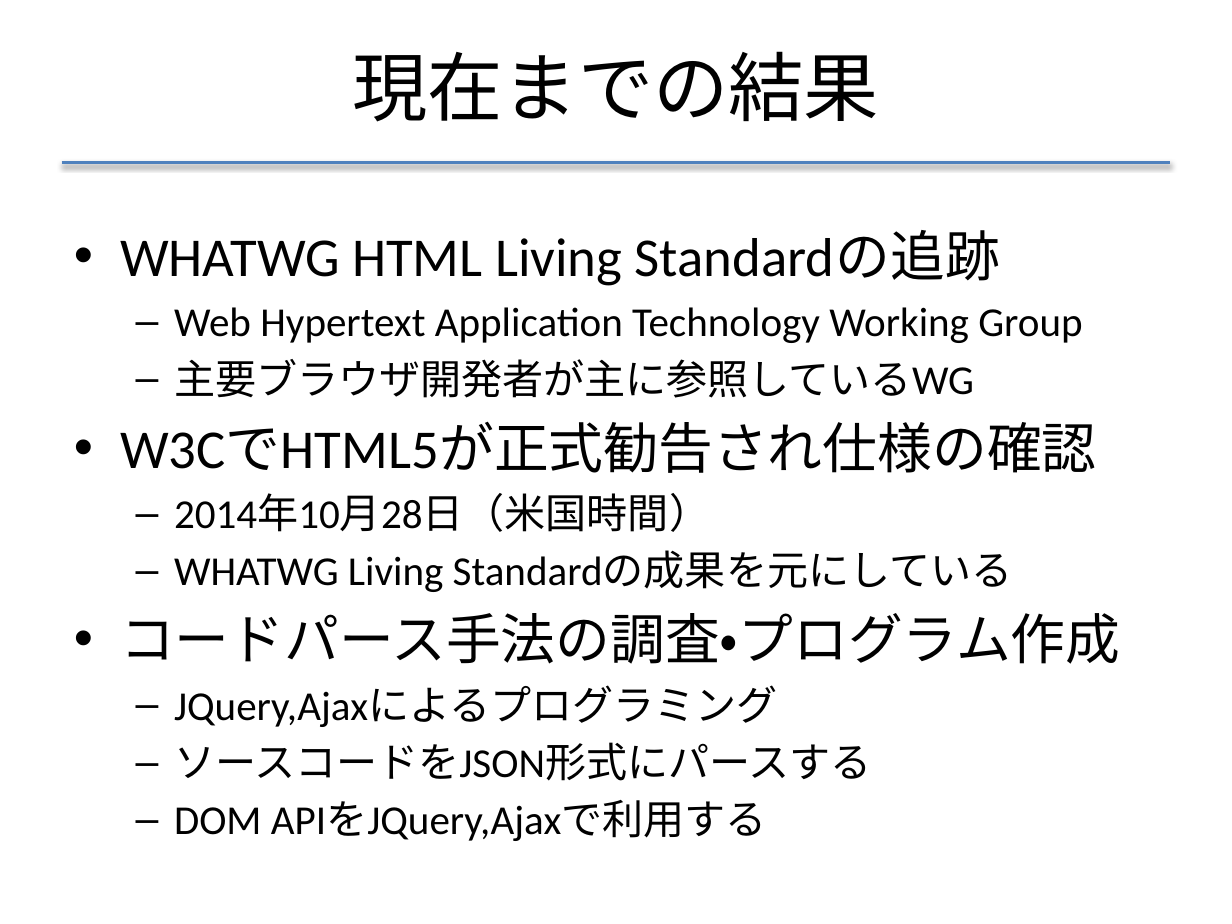
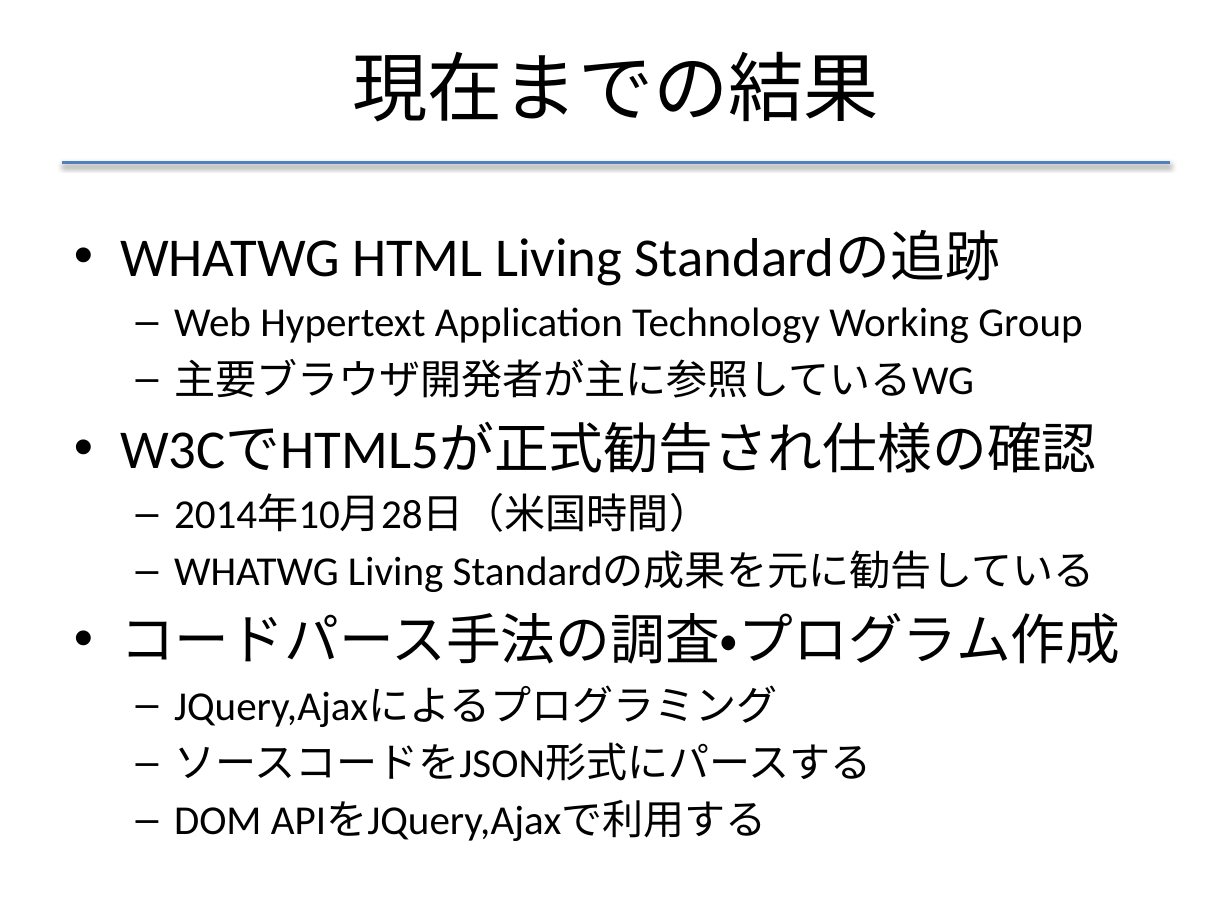
Before and after one commit to f-akazawa/akaz_uecdevelop, a slide deck: slide 20 of doc/中間発表資料.pptx. Drawn at 1232x924 pixels with LibreOffice and Linux fonts; fonts in the diff are those of the drawing. Boxes give left, top, right and bottom in pixels: in the first picture for what was removed or moved away, otherwise in the second. Text is boxed around its words. In the diff, an @@ line names an element or a change of style, - is before the commit and + after.

Commit message:
更にアニメーション追加で豪華にしてみた
一旦これで提出してみるバージョン
空白のスライドの後は作業用コピー

```diff
--- a/doc/中間発表資料.pptx
+++ b/doc/中間発表資料.pptx
@@ text at (174,552,1095,592): text changed @@
-  – WHATWG Living Standardの成果を元にしている
+  – WHATWG Living Standardの成果を元に勧告している
```
Also in this commit, not shown: 1 other slide changed, 2 slides added, 1 slide removed.
